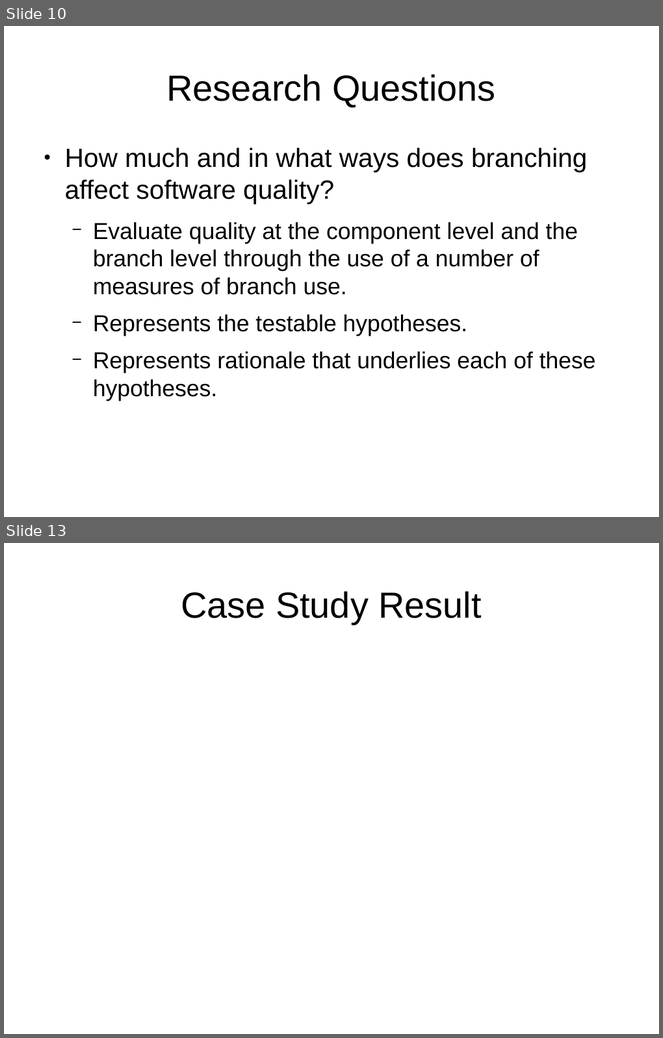
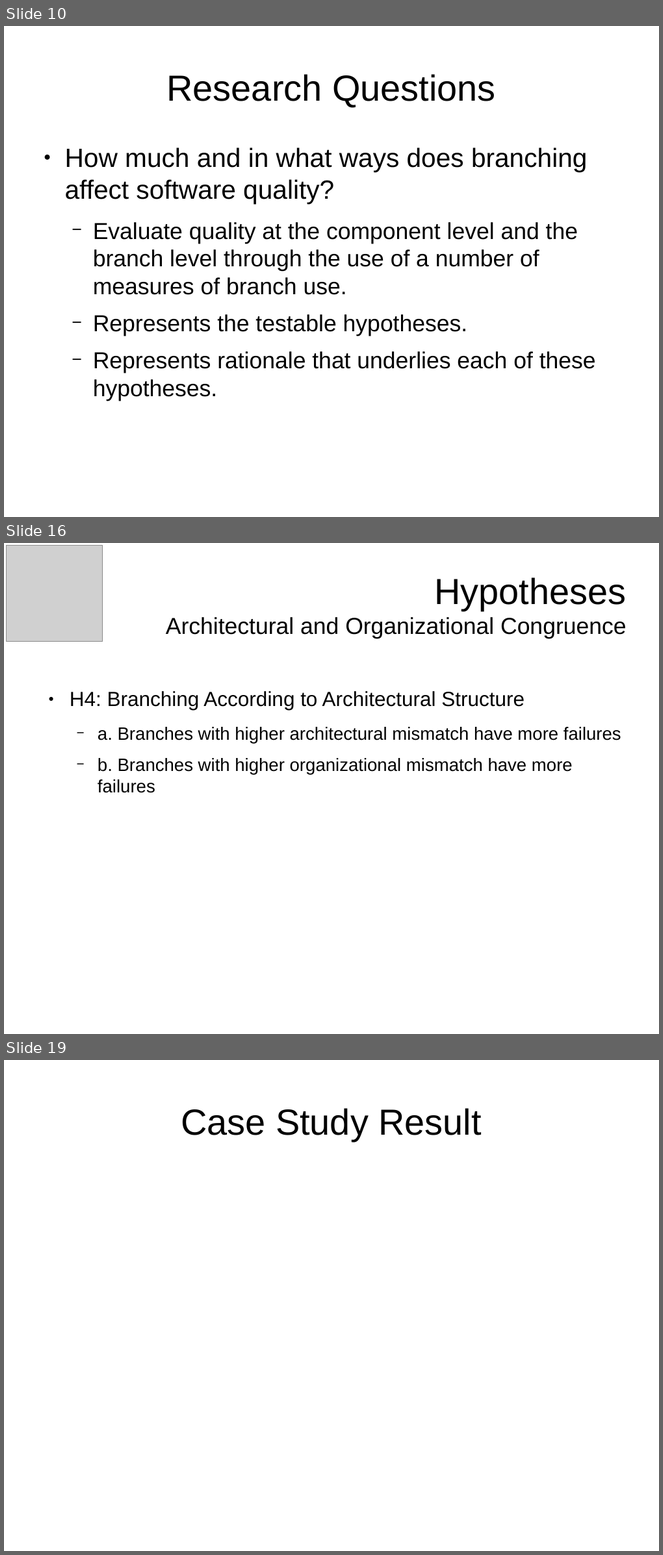
Before and after one commit to tajmilur-rahman/LOG6307, a slide deck: paper-presentation/slides.odp. Shown one above the other, each under a label of ours: slides 10 and 13 before the commit, slides 10, 16 and 19 after it; the slides between them are not shown. The pictures are 663x1038 and 663x1555 pixels, drawn with LibreOffice and Linux fonts; fonts in the diff are those of the drawing; grey boxes stand for pictures. Boxes give left, top, right and bottom in pixels: in the first picture for what was removed or moved away, otherwise in the second. Text is boxed around its words. In the diff, an @@ line names an element or a change of style, - is before the commit and + after.

```diff
--- a/paper-presentation/slides.odp
+++ b/paper-presentation/slides.odp
@@ slide 16 added at (4,543,659,1034), background #FFFFFF @@
@@ picture added at (7,546,102,641) @@
@@ title added at (166,577,627,639), 28 pt, text #000000 @@
+Hypotheses
+Architectural and Organizational Congruence
@@ text added at (70,691,622,793), 21.7 pt, text #000000 @@
+● H4: Branching According to Architectural Structure
+  − a. Branches with higher architectural mismatch have more failures
+  − b. Branches with higher organizational mismatch have more failures
@@ what was slide 13 is now slide 19 @@
```
Also in this commit, not shown: 3 slides changed, 7 other slides added, 2 slides removed, 3 other files.
